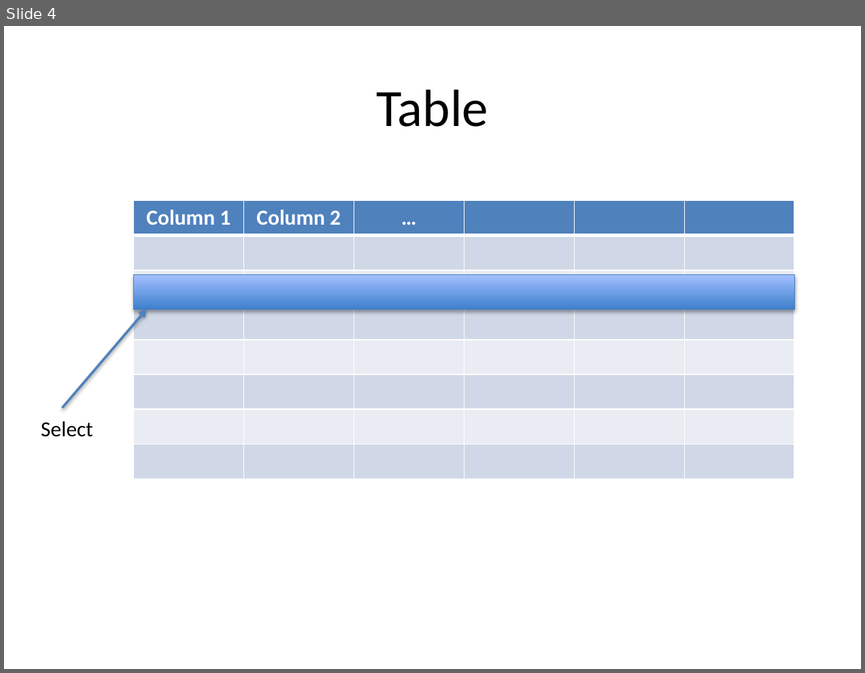
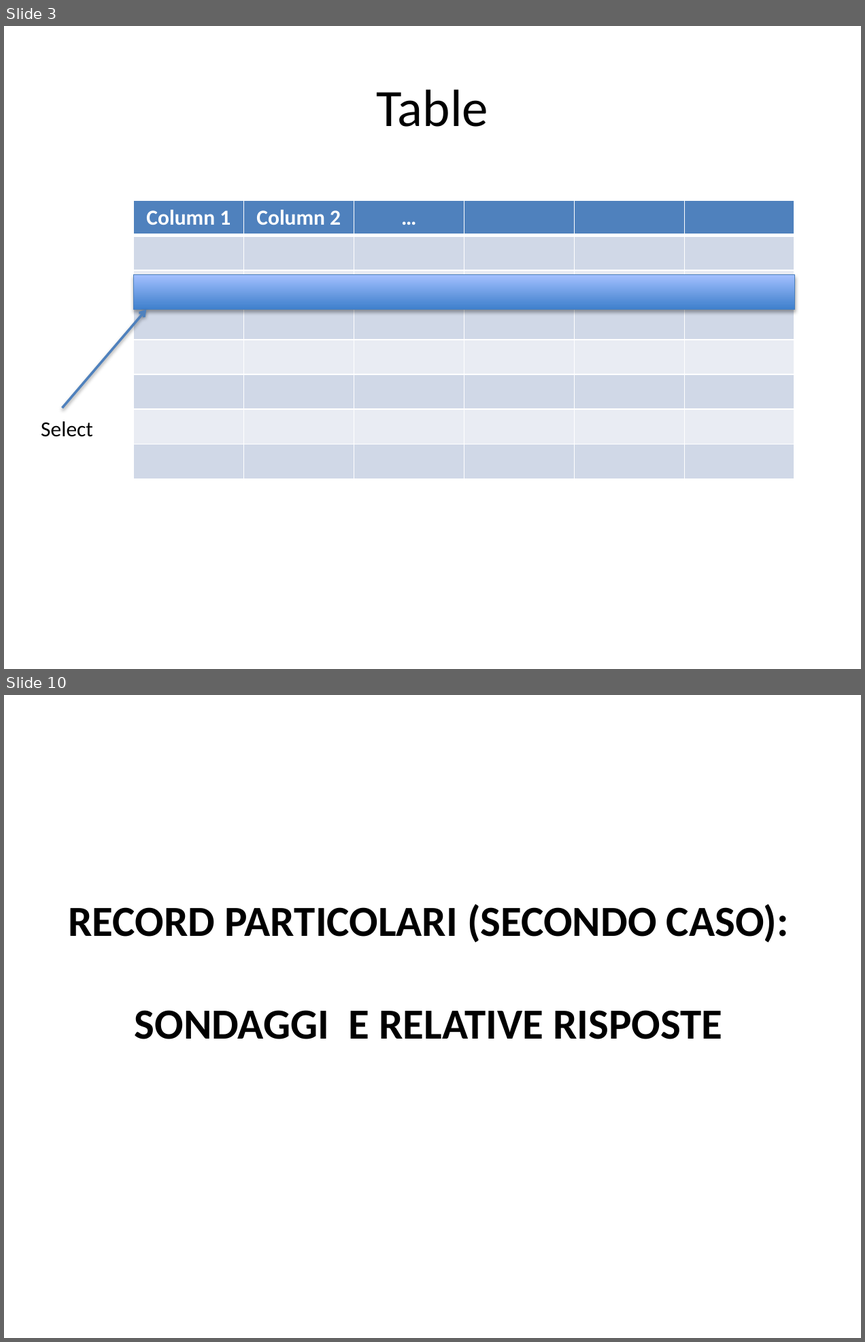
Before and after one commit to amepoli/onecompliance, a slide deck: user_stories.pptx. Shown one above the other, each under a label of ours: slide 4 before the commit, slides 3 and 10 after it; the slides between them are not shown. The pictures are 865x673 and 865x1342 pixels, drawn with LibreOffice and Linux fonts; fonts in the diff are those of the drawing. Boxes give left, top, right and bottom in pixels: in the first picture for what was removed or moved away, otherwise in the second. Text is boxed around its words. In the diff, an @@ line names an element or a change of style, - is before the commit and + after.

```diff
--- a/user_stories.pptx
+++ b/user_stories.pptx
@@ slide 10 added at [4,695,861,1338], background #FFFFFF @@
@@ title added at [68,904,789,1039], 36 pt, text #000000, bold @@
+RECORD PARTICOLARI (SECONDO CASO):
+SONDAGGI E RELATIVE RISPOSTE
@@ what was slide 4 is now slide 3 @@
```
Also in this commit, not shown: 1 slide changed, 7 other slides added, 1 slide removed, 2 other files.
